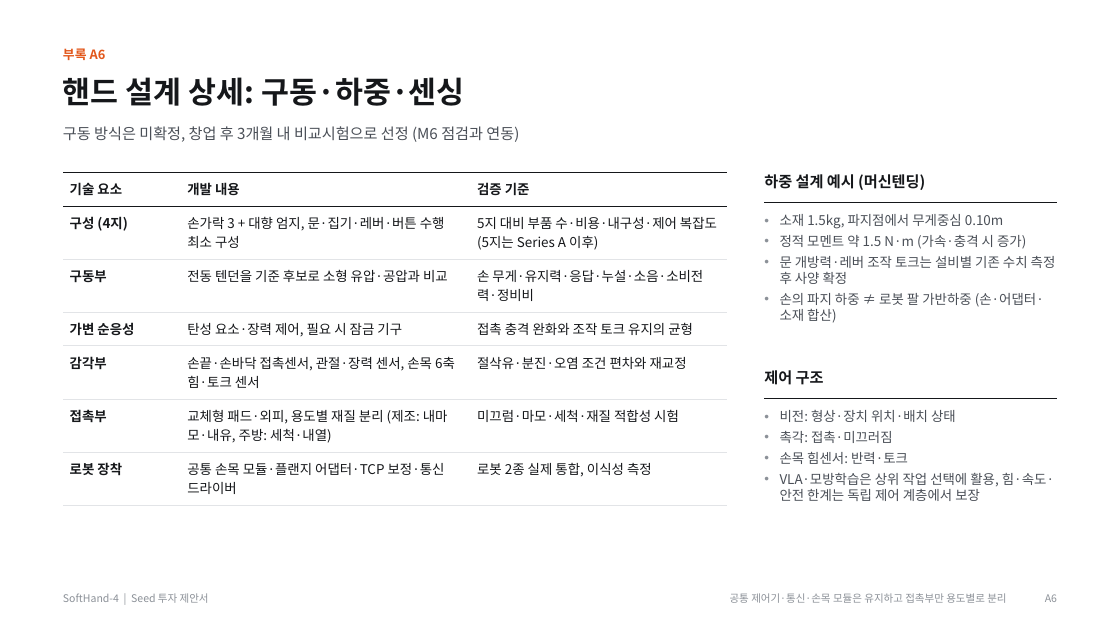
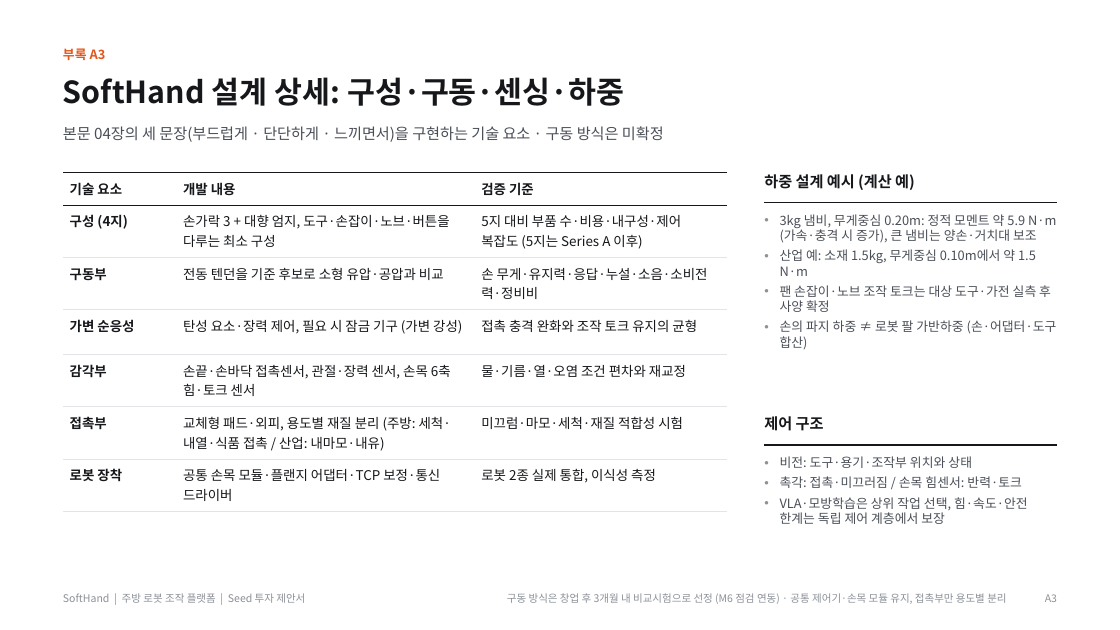
Before and after one commit to kimdonghyun2789-hash/D, a slide deck: slide 18 of SoftHand_Founding_Seed_IR_Deck_Final.pptx (slide 23 before the commit). Drawn at 1120x630 pixels with LibreOffice and Linux fonts; fonts in the diff are those of the drawing. Boxes give left, top, right and bottom in pixels: in the first picture for what was removed or moved away, otherwise in the second. Text is boxed around its words. In the diff, an @@ line names an element or a change of style, - is before the commit and + after.

```diff
--- a/SoftHand_Founding_Seed_IR_Deck_Final.pptx
+++ b/SoftHand_Founding_Seed_IR_Deck_Final.pptx
@@ text at (x1=63, y1=48, x2=106, y2=60): text changed @@
-부록 A6
+부록 A3
@@ text at (x1=63, y1=77, x2=624, y2=106): text changed @@
-핸드 설계 상세: 구동·하중·센싱
+SoftHand 설계 상세: 구성·구동·센싱·하중
@@ text at (x1=63, y1=126, x2=664, y2=142): text changed @@
-구동 방식은 미확정, 창업 후 3개월 내 비교시험으로 선정 (M6 점검과 연동)
+본문 04장의 세 문장(부드럽게 · 단단하게 · 느끼면서)을 구현하는 기술 요소 · 구동 방식은 미확정
@@ table at (x1=63, y1=172, x2=727, y2=505) @@
-row 2, column 2: 손가락 3 + 대향 엄지, 문·집기·레버·버튼 수행 최소 구성
+row 2, column 2: 손가락 3 + 대향 엄지, 도구·손잡이·노브·버튼을 다루는 최소 구성
-row 4, column 2: 탄성 요소·장력 제어, 필요 시 잠금 기구
+row 4, column 2: 탄성 요소·장력 제어, 필요 시 잠금 기구 (가변 강성)
-row 5, column 3: 절삭유·분진·오염 조건 편차와 재교정
+row 5, column 3: 물·기름·열·오염 조건 편차와 재교정
-row 6, column 2: 교체형 패드·외피, 용도별 재질 분리 (제조: 내마모·내유, 주방: 세척·내열)
+row 6, column 2: 교체형 패드·외피, 용도별 재질 분리 (주방: 세척·내열·식품 접촉 / 산업: 내마모·내유)
@@ text at (x1=764, y1=174, x2=915, y2=190): text changed @@
-하중 설계 예시 (머신텐딩)
+하중 설계 예시 (계산 예)
@@ text at (x1=780, y1=214, x2=1057, y2=349): text changed; size 11.5 to 11 pt @@
-• 소재 1.5kg, 파지점에서 무게중심 0.10m
-• 정적 모멘트 약 1.5 N·m (가속·충격 시 증가)
-• 문 개방력·레버 조작 토크는 설비별 기존 수치 측정 후 사양 확정
-• 손의 파지 하중 ≠ 로봇 팔 가반하중 (손·어댑터·소재 합산)
+• 3kg 냄비, 무게중심 0.20m: 정적 모멘트 약 5.9 N·m (가속·충격 시 증가), 큰 냄비는 양손·거치대 보조
+• 산업 예: 소재 1.5kg, 무게중심 0.10m에서 약 1.5 N·m
+• 팬 손잡이·노브 조작 토크는 대상 도구·가전 실측 후 사양 확정
+• 손의 파지 하중 ≠ 로봇 팔 가반하중 (손·어댑터·도구 합산)
@@ text "제어 구조" moved from (x1=764, y1=370, x2=824, y2=385) to (x1=764, y1=416, x2=824, y2=431) @@
@@ line moved from (765, 398) - (1057, 398) to (765, 445) - (1057, 445) @@
@@ text at (x1=780, y1=456, x2=1028, y2=524): text changed; size 11.5 to 11 pt @@
-• 비전: 형상·장치 위치·배치 상태
-• 촉각: 접촉·미끄러짐
-• 손목 힘센서: 반력·토크
-• VLA·모방학습은 상위 작업 선택에 활용, 힘·속도·안전 한계는 독립 제어 계층에서 보장
+• 비전: 도구·용기·조작부 위치와 상태
+• 촉각: 접촉·미끄러짐 / 손목 힘센서: 반력·토크
+• VLA·모방학습은 상위 작업 선택, 힘·속도·안전 한계는 독립 제어 계층에서 보장
@@ text at (x1=63, y1=593, x2=305, y2=603): text changed @@
-SoftHand-4 | Seed 투자 제안서
+SoftHand | 주방 로봇 조작 플랫폼 | Seed 투자 제안서
@@ text at (x1=507, y1=593, x2=1006, y2=604): text changed @@
-공통 제어기·통신·손목 모듈은 유지하고 접촉부만 용도별로 분리
+구동 방식은 창업 후 3개월 내 비교시험으로 선정 (M6 점검 연동) · 공통 제어기·손목 모듈 유지, 접촉부만 용도별 분리
@@ text at (x1=1045, y1=594, x2=1057, y2=602): text changed @@
-A6
+A3
```
Also in this commit, not shown: 16 other slides changed, 15 slides added, 16 slides removed, 31 other files.
